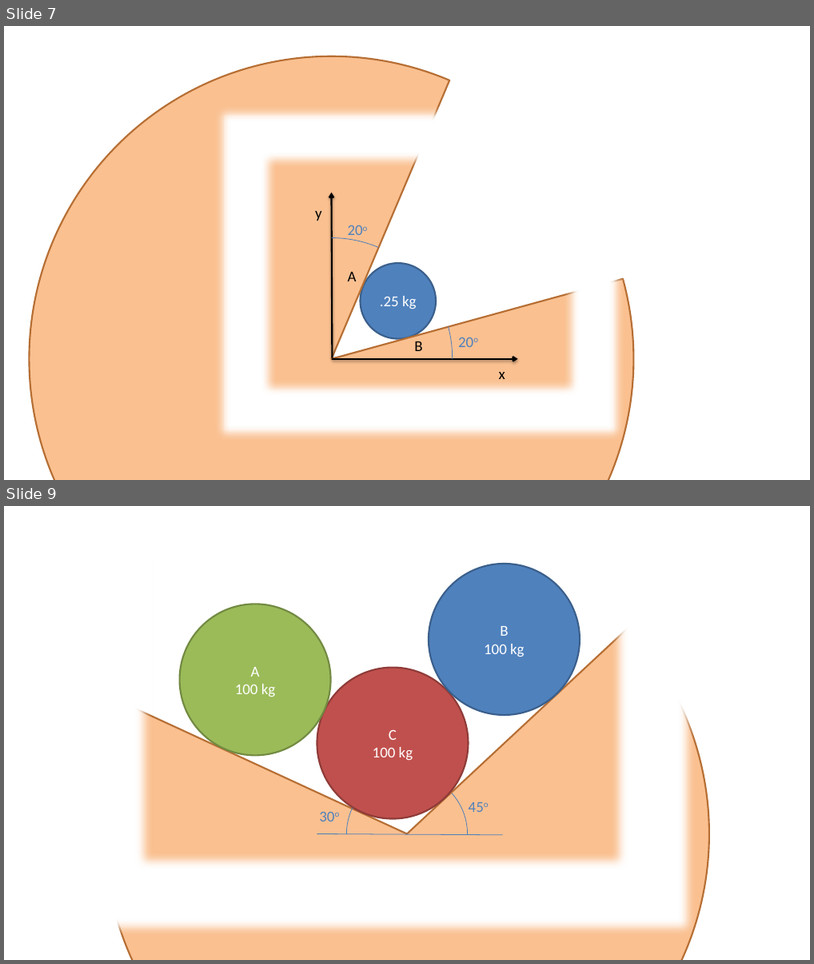
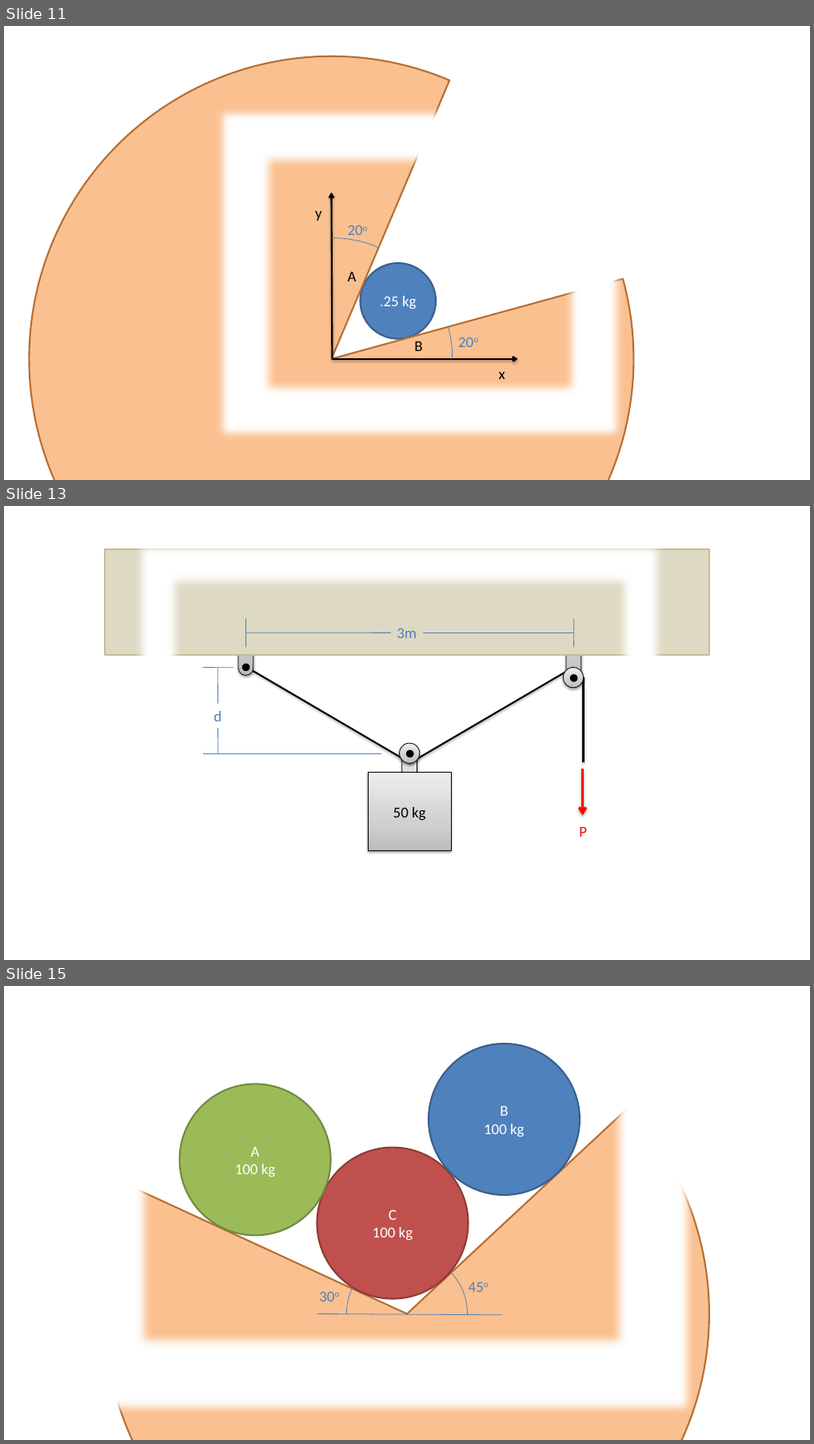
Before and after one commit to JacobMoore/mechanics_textbook, a slide deck: Homework Problems/Homework_Diagrams.pptx. Shown one above the other, each under a label of ours: slides 7 and 9 before the commit, slides 11, 13 and 15 after it; the slides between them are not shown. The pictures are 814x964 and 814x1444 pixels, drawn with LibreOffice and Linux fonts; fonts in the diff are those of the drawing. Boxes give left, top, right and bottom in pixels: in the first picture for what was removed or moved away, otherwise in the second. Text is boxed around its words. In the diff, an @@ line names an element or a change of style, - is before the commit and + after.

```diff
--- a/Homework Problems/Homework_Diagrams.pptx
+++ b/Homework Problems/Homework_Diagrams.pptx
@@ slide 13 added at box(4, 506, 810, 960), background #FFFFFF @@
@@ rectangle added at box(105, 549, 710, 655), fill #DDD9C3, outline #C4BD97 2 pt @@
@@ frame added at box(135, 541, 665, 939), fill #FFFFFF, outline #FFFFFF 2 pt @@
@@ rounded rectangle added at box(238, 562, 254, 676), fill gradient #BDBDBD to #D1D1D1 to #EEEEEE, outline #000000 0.75 pt @@
@@ rounded rectangle added at box(566, 572, 582, 685), fill gradient #BDBDBD to #D1D1D1 to #EEEEEE, outline #000000 0.75 pt @@
@@ line added from (246, 647) to (246, 619), #4B7EBC 0.75 pt @@
@@ line added from (574, 647) to (574, 619), #4B7EBC 0.75 pt @@
@@ line added from (246, 632) to (574, 633), #4B7EBC 0.75 pt @@
@@ text added at box(397, 628, 417, 638), 18 pt, text #4F81BD @@
+3m
@@ line added from (203, 668) to (234, 668), #4B7EBC 0.75 pt @@
@@ line added from (218, 753) to (218, 668), #4B7EBC 0.75 pt @@
@@ ellipse added at box(243, 664, 249, 670), fill #000000, outline #000000 2 pt @@
@@ line added from (410, 763) to (246, 666), #000000 2 pt @@
@@ line added from (410, 763) to (574, 668), #000000 2 pt @@
@@ ellipse added at box(563, 668, 583, 688), fill gradient #BDBDBD to #D1D1D1 to #EEEEEE, outline #000000 0.75 pt @@
@@ ellipse added at box(571, 675, 578, 681), fill #000000, outline #000000 2 pt @@
@@ line added from (583, 763) to (583, 677), #000000 2 pt @@
@@ text added at box(214, 711, 222, 721), 18 pt, text #4F81BD @@
+d
@@ ellipse added at box(400, 743, 420, 763), fill gradient #BDBDBD to #D1D1D1 to #EEEEEE, outline #000000 0.75 pt @@
@@ rounded rectangle added at box(402, 745, 417, 819), fill gradient #BDBDBD to #D1D1D1 to #EEEEEE, outline #000000 0.75 pt @@
@@ line added from (382, 753) to (203, 753), #4B7EBC 0.75 pt @@
@@ ellipse added at box(407, 751, 414, 756), fill #000000, outline #000000 2 pt @@
@@ arrow added from (583, 768) to (583, 815), #FF0000 3 pt @@
@@ rectangle added at box(368, 772, 452, 851), fill gradient #BDBDBD to #D1D1D1 to #EEEEEE, outline #000000 0.75 pt, 18 pt, text #000000 @@
+50 kg
@@ text added at box(579, 827, 587, 836), 18 pt, text #FF0000 @@
+P
@@ what was slide 7 is now slide 11 @@
@@ what was slide 9 is now slide 15 @@
```
Also in this commit, not shown: 6 other slides added, 7 other files.
